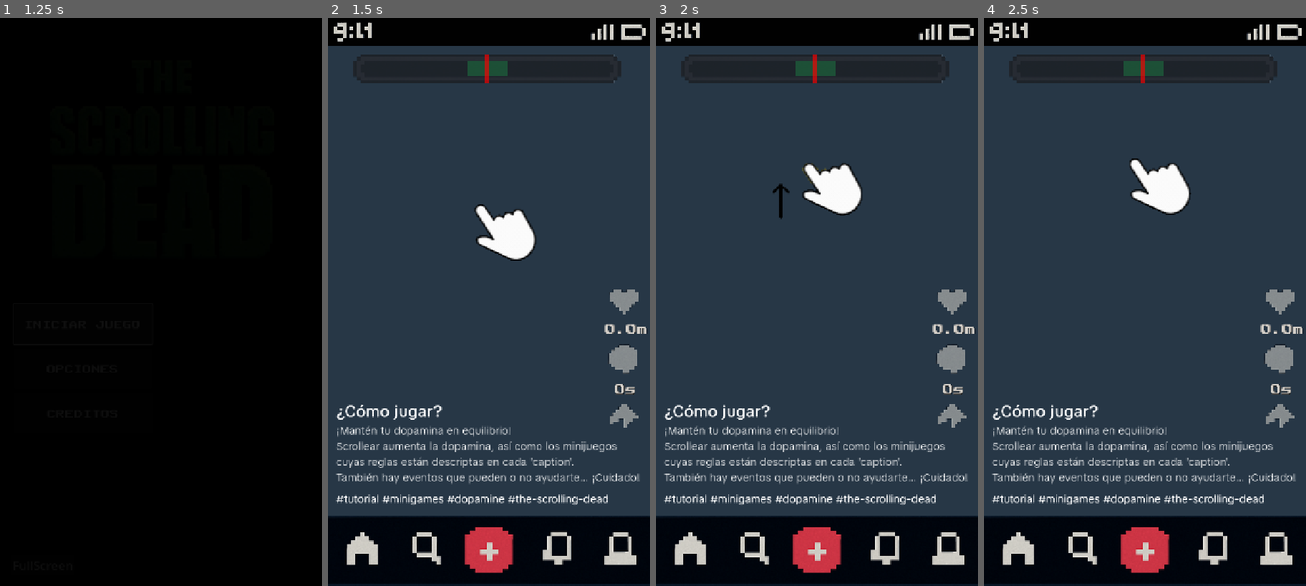
Above: before the commit, frames 1-4 (left to right).
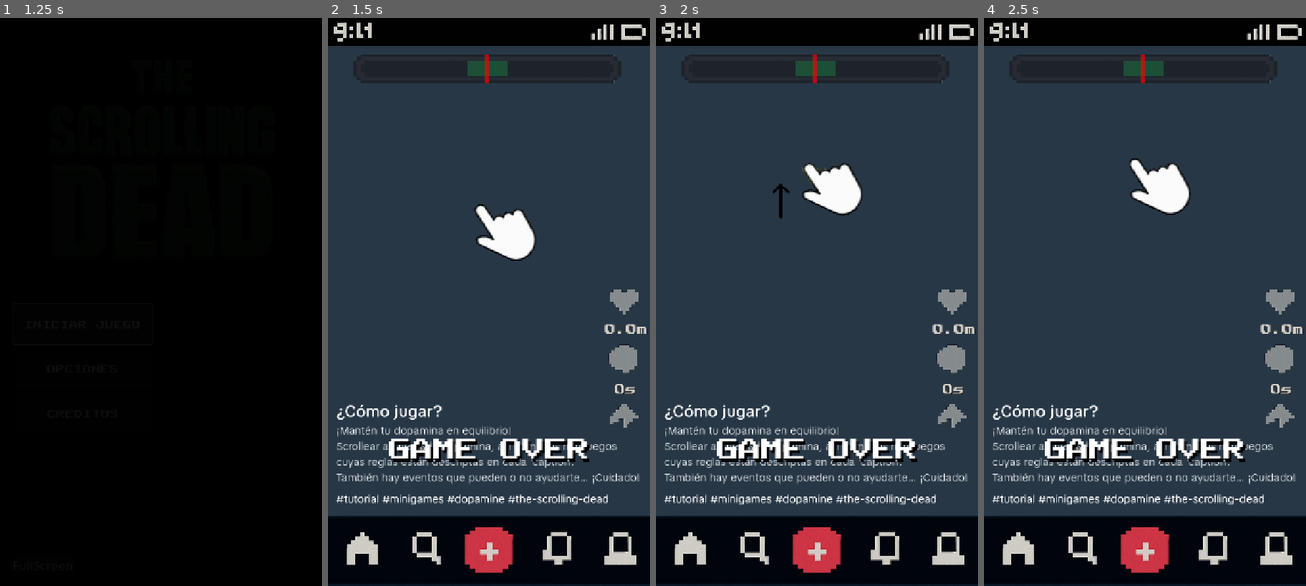
Above: after the commit, the same moments.

Repository: dddaavo/ipv-final-boss-the-scrolling-dead
Game: Godot game, scene res://src/main.tscn
Two runs of this game, one before a commit and one after it. Both use one fixed random seed, a clock stepped at 60 frames per second and the inputs below. Video files are missing from this copy of the repository; at most half a second of black plays in their place. Sound files missing from this copy of the repository are replaced by a short silence.
Inputs (mouse positions are in pixels of both pictures, inside the frame that each line leads up to):
- Up to frame 1 (1.25 s): click "INICIAR JUEGO" at 0.5 s
- Up to frame 2 (1.5 s): click "INICIAR JUEGO" at 1.25 s
- Up to frame 3 (2 s): no input
- Up to frame 4 (2.5 s): move the mouse to (1215, 273) at 2.02 s; click (1215, 273) at 2.17 s

Frame 1 is identical in both runs. In frame 2, 1.7% of the frame differs, in the area x 18-82%, y 74-79%; in frame 3, 1.7%; in frame 4, 1.7%.

Commit message:
Update game over assets and adjust UI layout
Replaced the ScoreScreen background with a new 'game over' PNG asset and updated its import settings. Adjusted the GameOver video speed and label positioning in game.tscn for improved presentation. Modified the ScoreScreen sprite scale and texture to use the new asset.

Diff:
--- a/the-scrolling-dead/src/game.tscn
+++ b/the-scrolling-dead/src/game.tscn
@@ -44,7 +44,6 @@
 grow_vertical = 0
 
 [node name="GameOverVideo" type="VideoStreamPlayer" parent="."]
-visible = false
 top_level = true
 anchors_preset = 8
 anchor_left = 0.5
@@ -58,7 +57,8 @@
 grow_horizontal = 2
 grow_vertical = 2
 stream = ExtResource("9_8c8jm")
-speed_scale = 2.0
+speed_scale = 1.2
+expand = true
 
 [node name="GameOver" type="Label" parent="GameOverVideo"]
 layout_mode = 1
@@ -68,9 +68,9 @@
 anchor_right = 0.5
 anchor_bottom = 0.5
 offset_left = -225.0
-offset_top = -25.0
+offset_top = 306.0
 offset_right = 225.0
-offset_bottom = 25.0
+offset_bottom = 356.0
 grow_horizontal = 2
 grow_vertical = 2
 theme_override_colors/font_shadow_color = Color(0, 0, 0, 0.95686275)
--- a/the-scrolling-dead/src/ui/ScoreScreen.tscn
+++ b/the-scrolling-dead/src/ui/ScoreScreen.tscn
@@ -1,7 +1,7 @@
 [gd_scene load_steps=4 format=3 uid="uid://dctldbokblq55"]
 
 [ext_resource type="Script" uid="uid://dhpsp35ncq6dy" path="res://src/ui/ScoreScreen.gd" id="1_score_screen"]
-[ext_resource type="Texture2D" uid="uid://dxh4x37bqk16b" path="res://assets/GameOver2 - frame at 0m5s.jpg" id="2_idydw"]
+[ext_resource type="Texture2D" uid="uid://c4qq7v81g5gnd" path="res://assets/game over.png" id="2_idydw"]
 [ext_resource type="FontFile" uid="uid://baqvpre2xhvpx" path="res://fonts/PublicPixel.ttf" id="3_font"]
 
 [node name="ScoreScreen" type="Control"]
@@ -15,9 +15,8 @@
 top_font_size = 43
 
 [node name="PantallaRota" type="Sprite2D" parent="."]
-modulate = Color(1, 1, 1, 0.84705883)
 position = Vector2(361, 639.00006)
-scale = Vector2(0.7861111, 0.7861111)
+scale = Vector2(1.4142582, 1.4142581)
 texture = ExtResource("2_idydw")
 
 [node name="Panel" type="Panel" parent="."]
Binary file added: the-scrolling-dead/assets/game over.png
Not shown, added: the-scrolling-dead/assets/game over.png.import
Not shown: 1 places in the-scrolling-dead/src/game.tscn that only renumber resources
Not shown, changed: the-scrolling-dead/Video/GameOver.ogv
